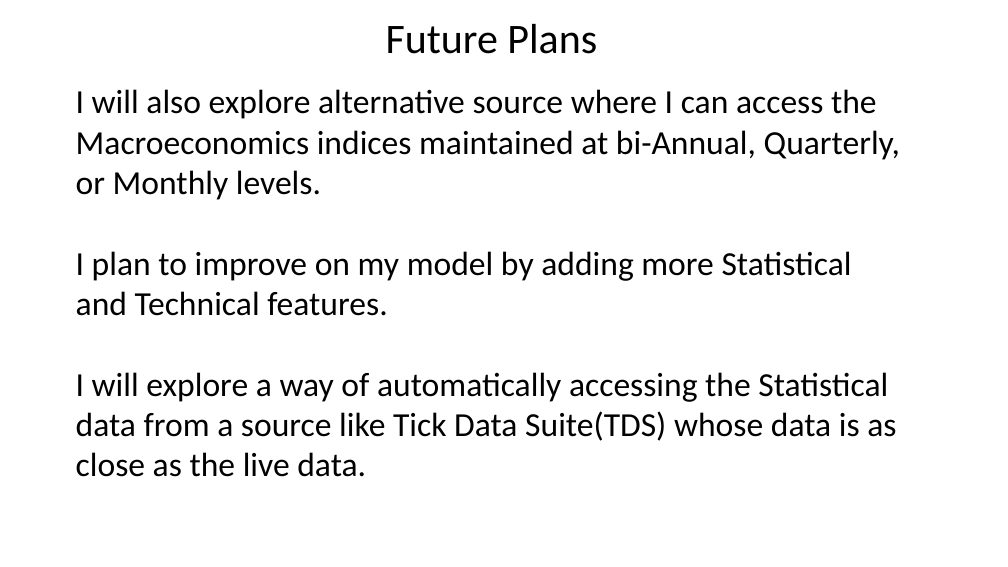
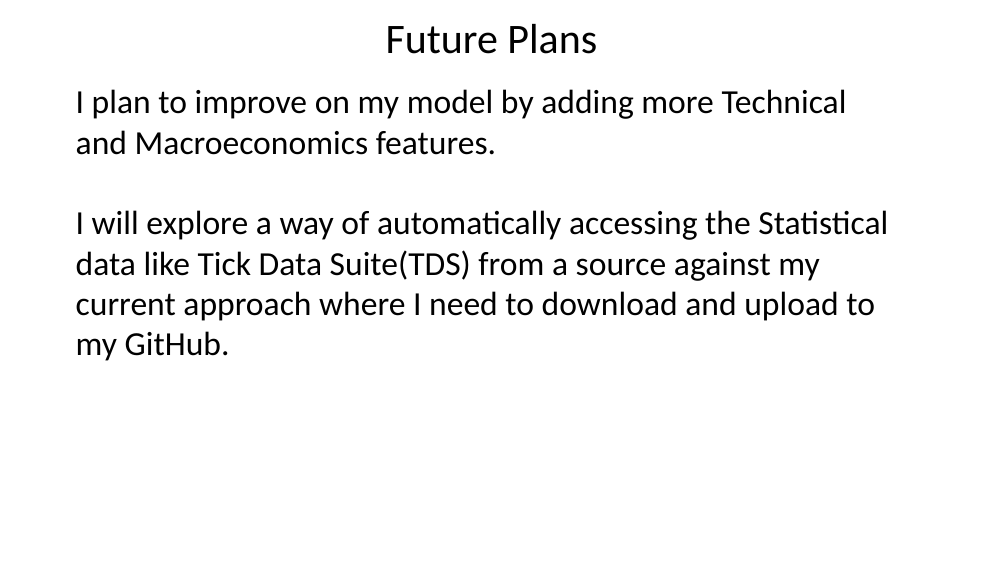
Before and after one commit to Akubue4U/PyProjects, a slide deck: slide 26 of MyBDAThesis/Akubue Simon - Thesis Presentation.pptx (slide 29 before the commit). Drawn at 1008x567 pixels with LibreOffice and Linux fonts; fonts in the diff are those of the drawing. Boxes give left, top, right and bottom in pixels: in the first picture for what was removed or moved away, otherwise in the second. Text is boxed around its words. In the diff, an @@ line names an element or a change of style, - is before the commit and + after.

```diff
--- a/MyBDAThesis/Akubue Simon - Thesis Presentation.pptx
+++ b/MyBDAThesis/Akubue Simon - Thesis Presentation.pptx
@@ text at (x1=76, y1=89, x2=888, y2=361): text changed @@
-I will also explore alternative source where I can access the Macroeconomics indices maintained at bi-Annual, Quarterly, or Monthly levels.
-I plan to improve on my model by adding more Statistical and Technical features.
-I will explore a way of automatically accessing the Statistical data from a source like Tick Data Suite(TDS) whose data is as close as the live data.
+I plan to improve on my model by adding more Technical and Macroeconomics features.
+I will explore a way of automatically accessing the Statistical data like Tick Data Suite(TDS) from a source against my current approach where I need to download and upload to my GitHub.
```
Also in this commit, not shown: 17 other slides changed, 3 slides removed, 2 other files.
